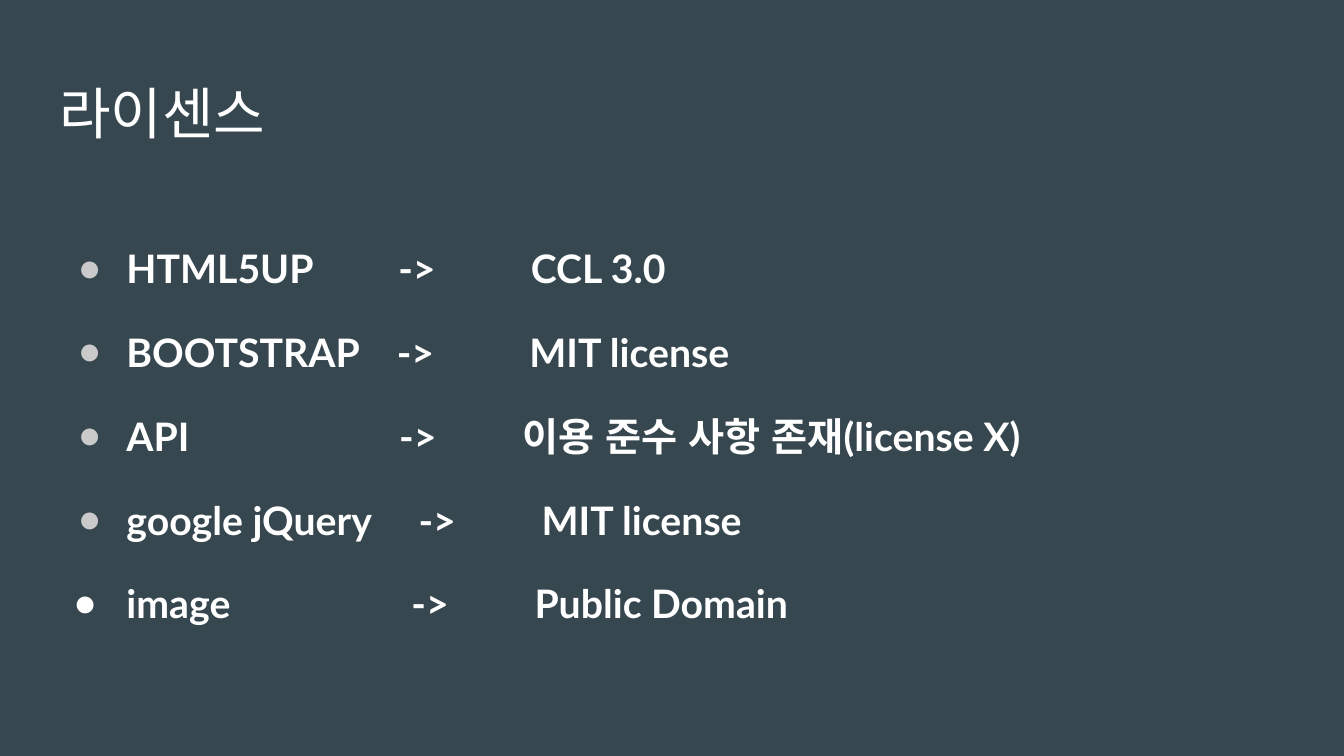
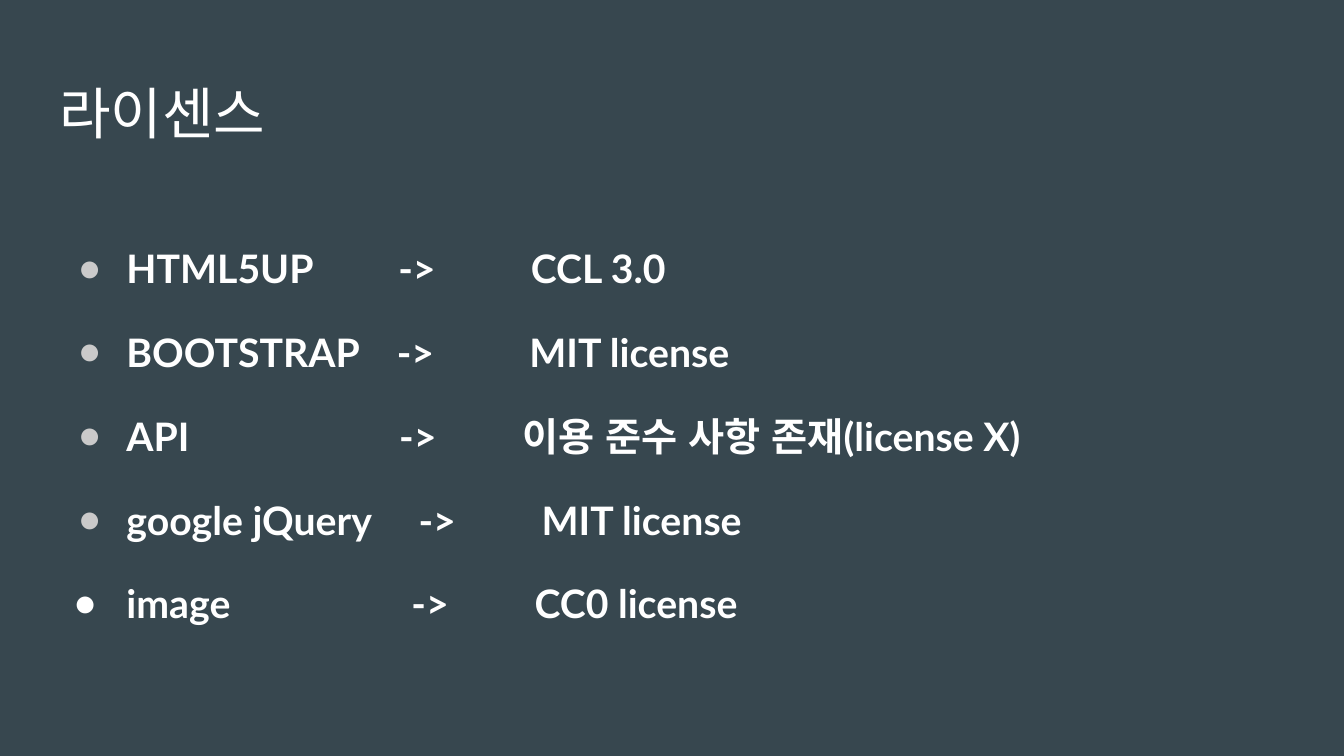
Before and after one commit to jangseokgyu/ossw_cardnews, a slide deck: slide 12 of OSSW-PPT.pptx (slide 8 before the commit). Drawn at 1344x756 pixels with LibreOffice and Linux fonts; fonts in the diff are those of the drawing. Boxes give left, top, right and bottom in pixels: in the first picture for what was removed or moved away, otherwise in the second. Text is boxed around its words. In the diff, an @@ line names an element or a change of style, - is before the commit and + after.

```diff
--- a/OSSW-PPT.pptx
+++ b/OSSW-PPT.pptx
@@ text at (x1=126, y1=589, x2=737, y2=625): text changed @@
-● image -> Public Domain
+● image -> CC0 license
```
Also in this commit, not shown: 2 other slides changed, 4 slides added.
